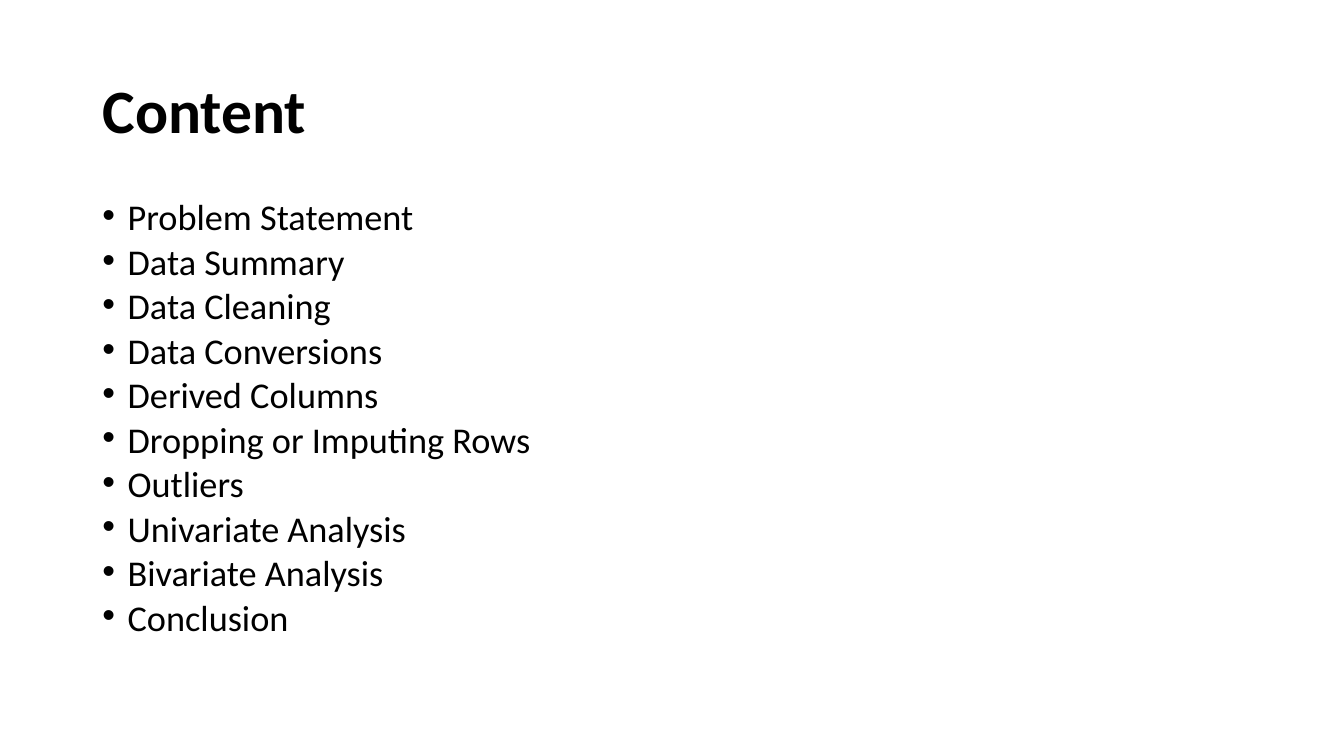
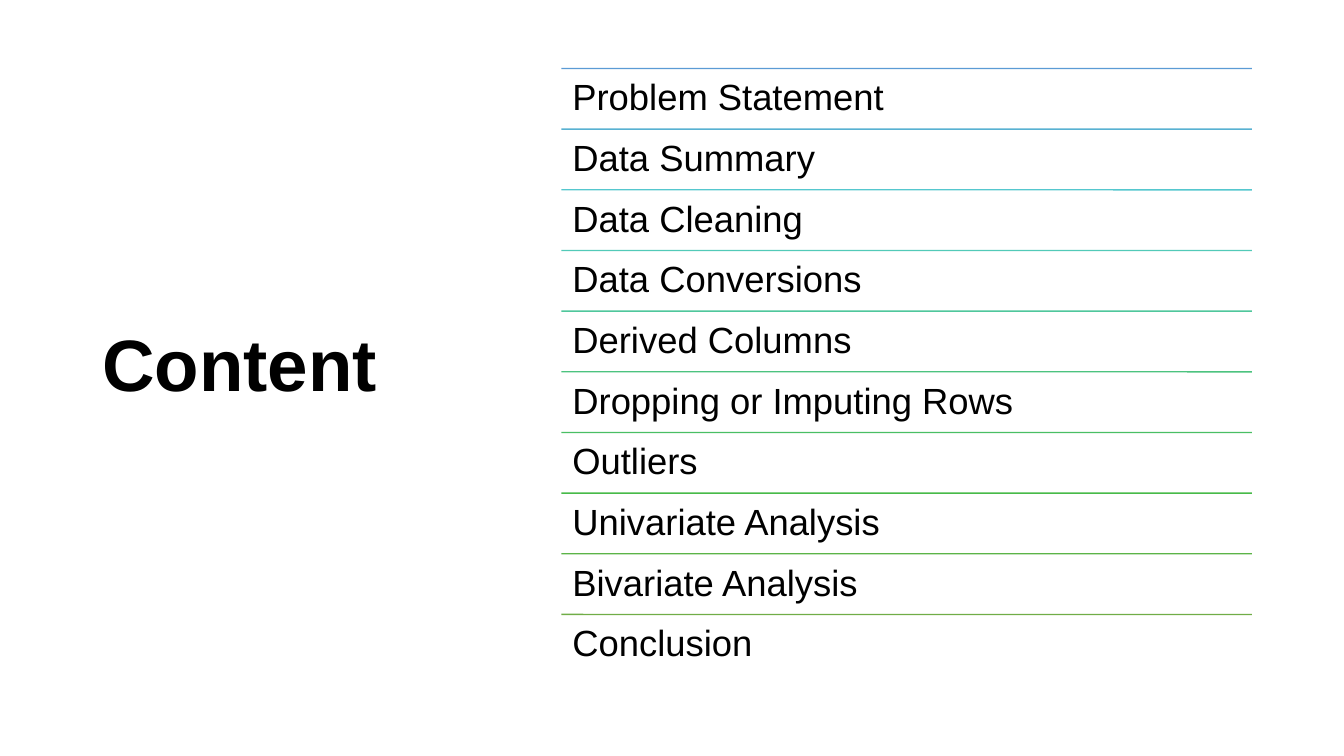
Before and after one commit to supriyaKU23/LendingClubCaseStudy, a slide deck: slide 2 of Lending Club Case Study.pptx. Drawn at 1344x756 pixels with LibreOffice and Linux fonts; fonts in the diff are those of the drawing. Boxes give left, top, right and bottom in pixels: in the first picture for what was removed or moved away, otherwise in the second. Text is boxed around its words. In the diff, an @@ line names an element or a change of style, - is before the commit and + after.

```diff
--- a/Lending Club Case Study.pptx
+++ b/Lending Club Case Study.pptx
@@ title "Content" moved from (x1=102, y1=92, x2=306, y2=134) to (x1=102, y1=340, x2=377, y2=392) @@
@@ title "Content" at (x1=102, y1=340, x2=377, y2=392): size 44 to 52 pt, font Calibri to Arial @@
@@ text removed at (x1=128, y1=204, x2=530, y2=632) @@
-• Problem Statement
-• Data Summary
-• Data Cleaning
-• Data Conversions
-• Derived Columns
-• Dropping or Imputing Rows
-• Outliers
-• Univariate Analysis
-• Bivariate Analysis
-• Conclusion
@@ group added at (x1=562, y1=69, x2=1252, y2=657): 10 lines, 10 texts @@
+Problem Statement
+Data Summary
+Data Cleaning
+Data Conversions
+Derived Columns
+Dropping or Imputing Rows
+Outliers
+Univariate Analysis
+Bivariate Analysis
+Conclusion
```
Also in this commit, not shown: 9 other slides changed, 20 slides added, 2 slides removed.
